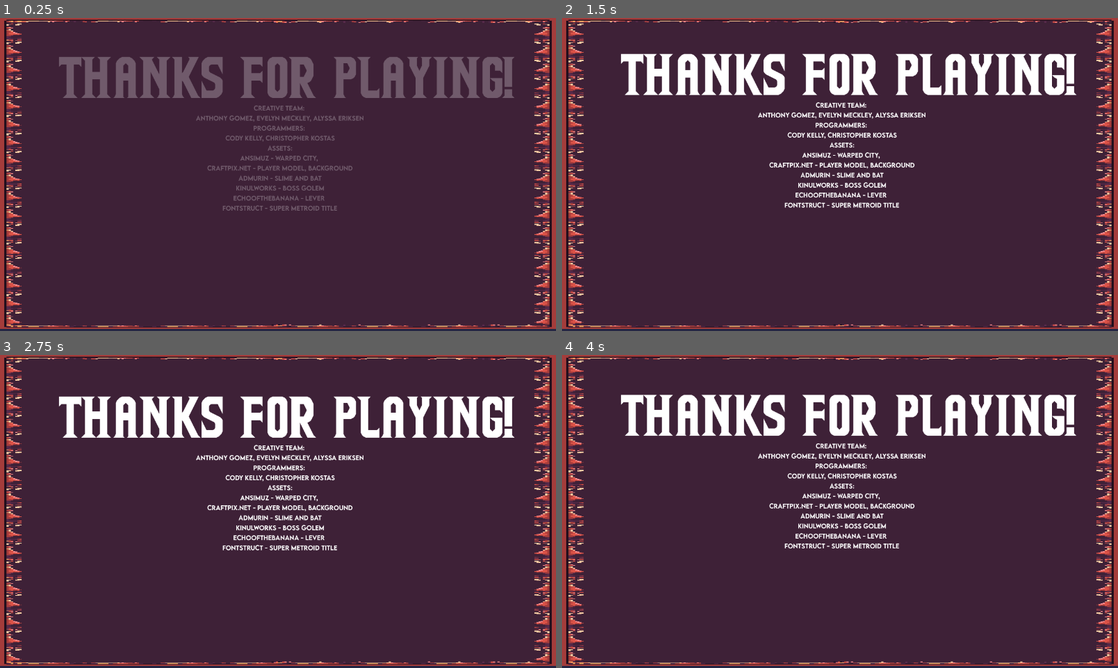
Above: before the commit, frames 1-4 (two rows, left to right).
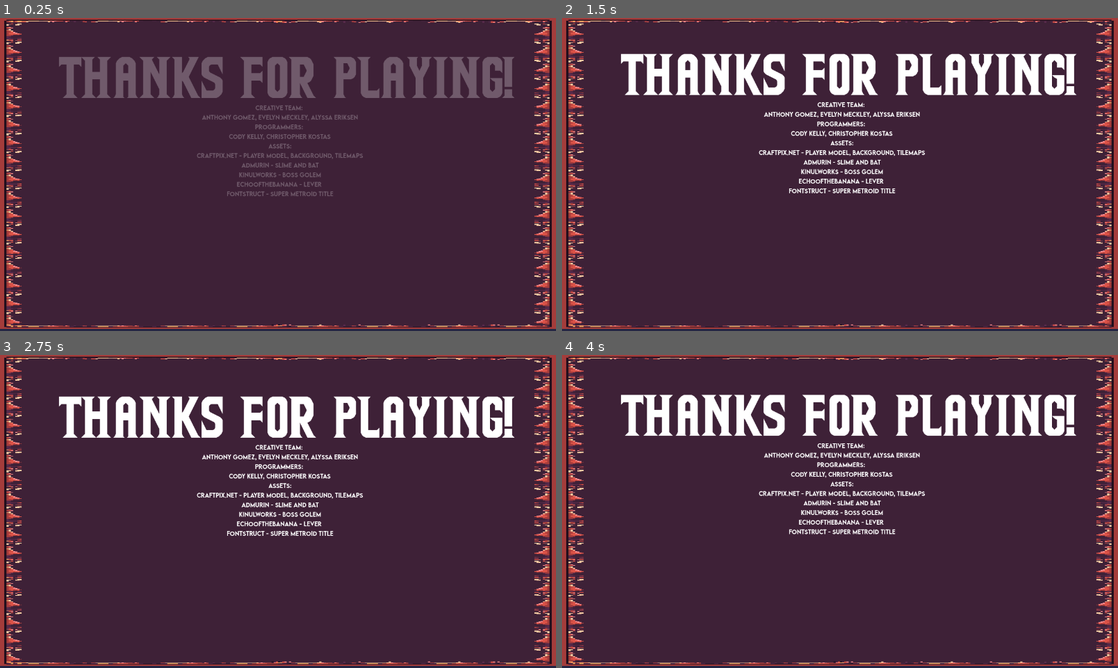
Above: after the commit, the same moments.

Repository: Shynkos/Senior-Design-Project
Game: Godot game, scene res://scenes/Components/credits.tscn
The game is run twice, just before and just after one commit, with the same random seed, the same clock (stepped at 60 frames per second) and the same inputs. This scene is started directly instead of the project's main scene.
Inputs (mouse positions are in pixels of both pictures, inside the frame that each line leads up to):
- Up to frame 1 (0.25 s): no input
- Up to frame 2 (1.5 s): tap Enter at 0.5 s; move the mouse to (962, 158) at 0.52 s; hold D (Move right) from 0.53 s (still down); click (962, 158) at 0.6 s; tap Space (Jump) at 0.77 s; move the mouse to (728, 190) at 1.27 s; tap E (Interact) at 1.35 s
- Up to frame 3 (2.75 s): tap Space (Jump) at 1.52 s; move the mouse to (333, 442) at 2.02 s; release D (Move right) at 2.03 s; hold A (Move left) from 2.03 s (still down); click (333, 442) at 2.1 s
- Up to frame 4 (4 s): move the mouse to (812, 574) at 2.77 s; release A (Move left) at 2.78 s; hold D (Move right) from 2.78 s (still down); tap E (Interact) at 2.85 s; tap Space (Jump) at 3.02, 3.77 s; move the mouse to (1006, 558) at 3.52 s; click (1006, 558) at 3.6 s

The runs differ from the first frame. In frame 1, 1.9% of the frame differs, in the area x 35-66%, y 28-62%; in frame 2, 2.9%; in frame 3, 2.9%; in frame 4, 2.9%.

Commit message:
update
updated creds

Diff:
--- a/scenes/Components/credits.tscn
+++ b/scenes/Components/credits.tscn
@@ -35,14 +35,13 @@
 offset_right = 1057.0
 offset_bottom = 769.0
 theme_override_fonts/font = ExtResource("3_j6beo")
-theme_override_font_sizes/font_size = 14
+theme_override_font_sizes/font_size = 13
 text = "Creative Team:
 Anthony Gomez, Evelyn Meckley, Alyssa Eriksen
 Programmers:
 Cody Kelly, Christopher Kostas
 Assets:
-ansimuz - warped city,
-craftpix.net - player model, background
+craftpix.net - player model, background, tilemaps
 admurin - slime and bat
 kinulworks - boss golem
 echoofthebanana - lever
